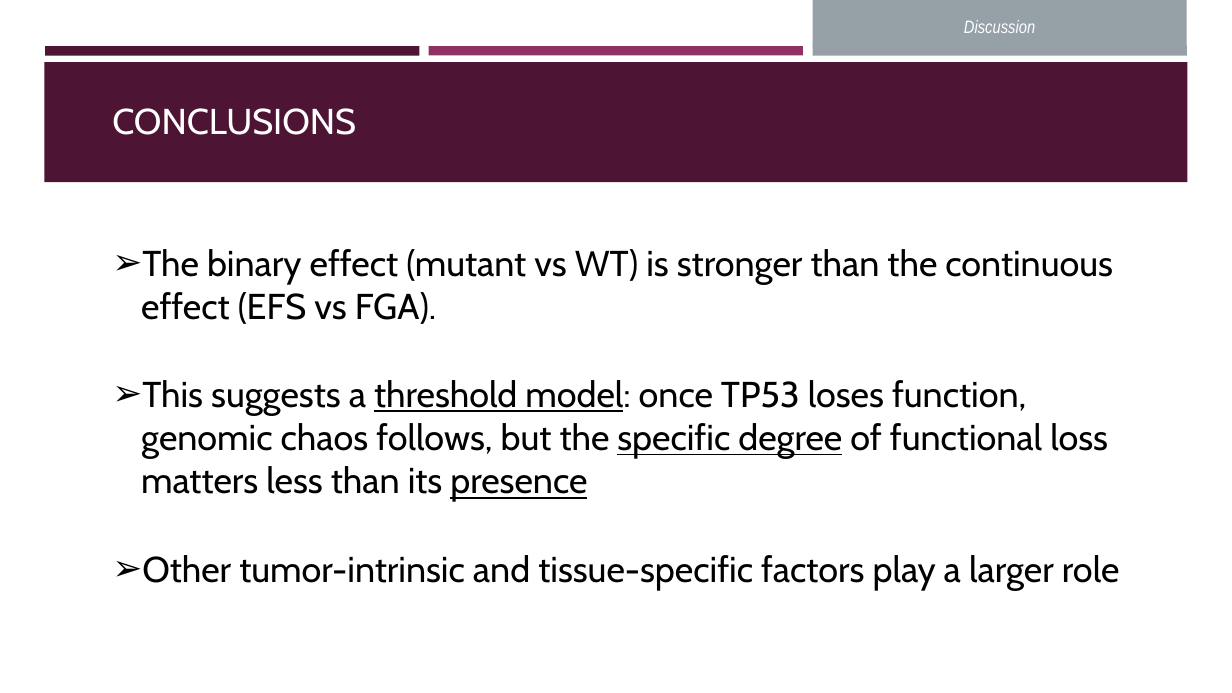
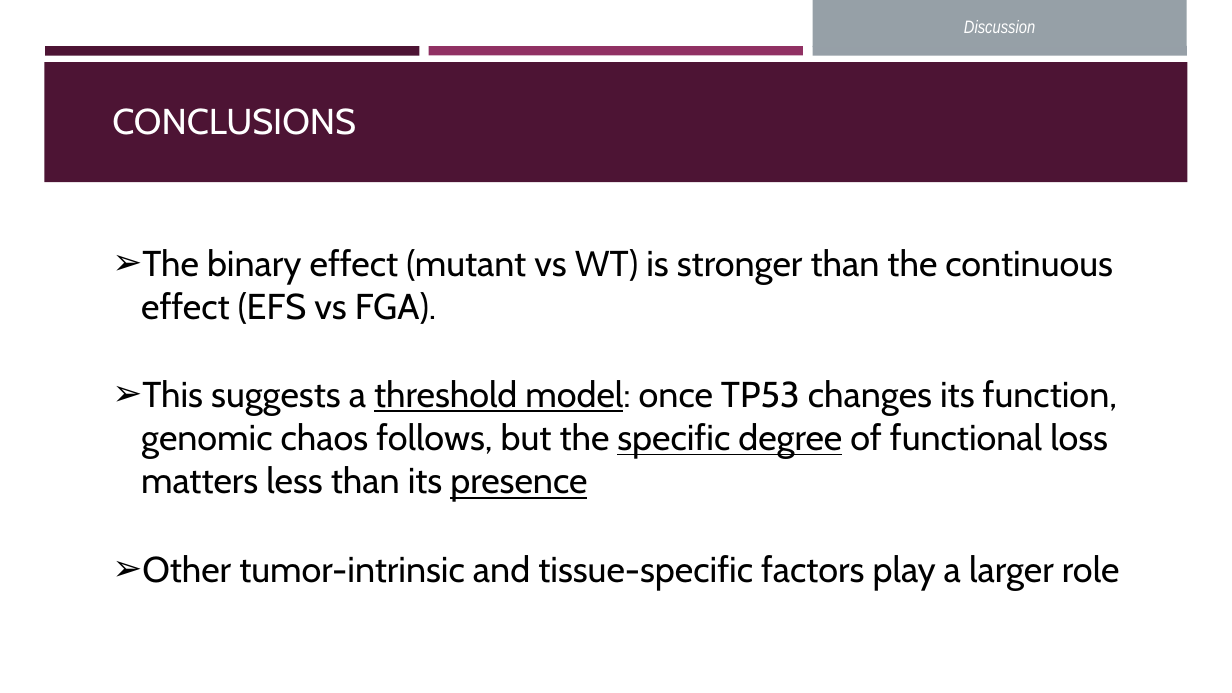
Before and after one commit to OrnitB/cancer_bioinformatics, a slide deck: slide 15 of project/project_background/Final Project Presentation - Ornit - Cancer Bioinfo March 2026.pptx (slide 18 before the commit). Drawn at 1232x693 pixels with LibreOffice and Linux fonts; fonts in the diff are those of the drawing. Boxes give left, top, right and bottom in pixels: in the first picture for what was removed or moved away, otherwise in the second. Text is boxed around its words. In the diff, an @@ line names an element or a change of style, - is before the commit and + after.

Commit message:
done with presentation

```diff
--- a/project/project_background/Final Project Presentation - Ornit - Cancer Bioinfo March 2026.pptx
+++ b/project/project_background/Final Project Presentation - Ornit - Cancer Bioinfo March 2026.pptx
@@ text at [141, 380, 1117, 502]: text changed @@
-➢ This suggests a threshold model: once TP53 loses function, genomic chaos follows, but the specific degree of functional loss matters less than its presence
+➢ This suggests a threshold model: once TP53 changes its function, genomic chaos follows, but the specific degree of functional loss matters less than its presence
```
Also in this commit, not shown: 7 other slides changed, 4 slides removed.
